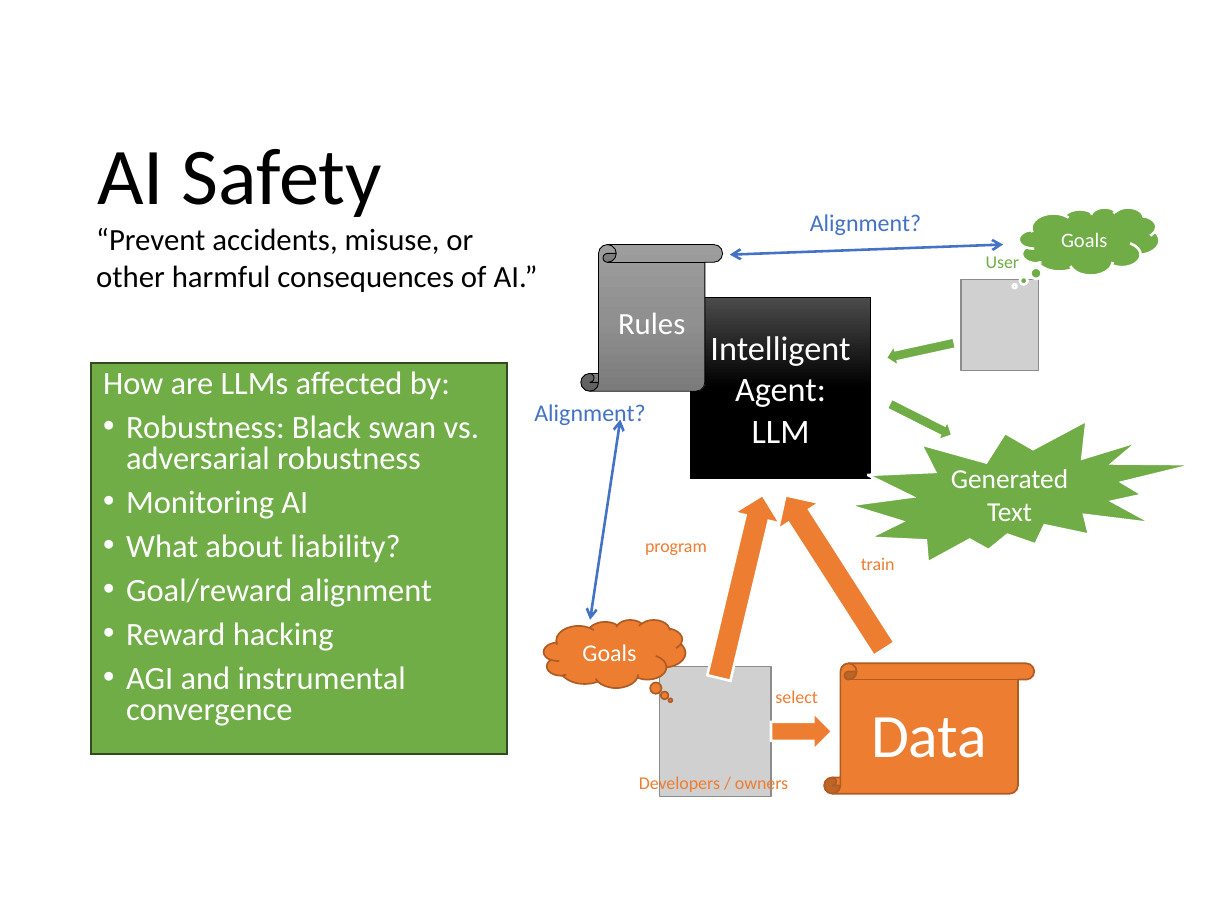
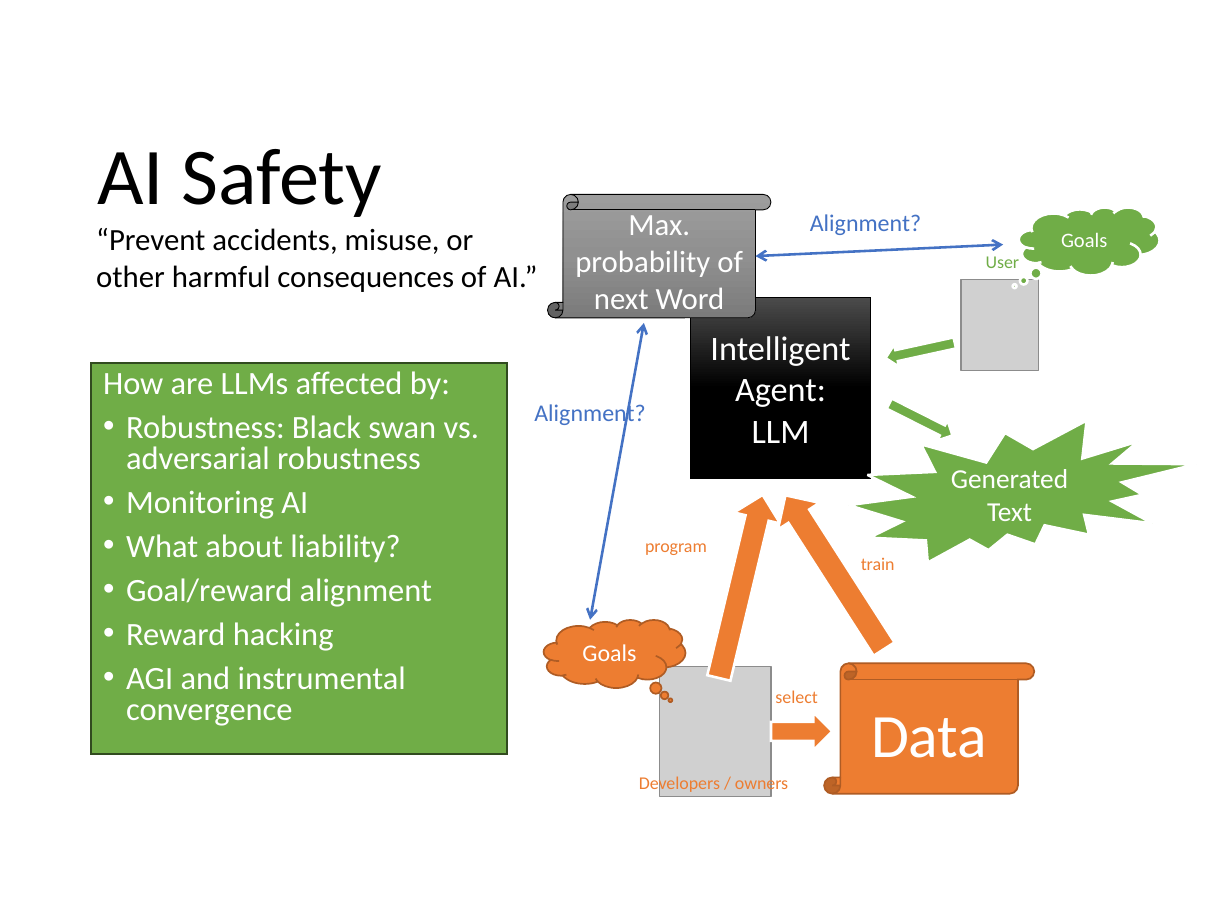
Before and after one commit to mhahsler/CS7320-AI, a slide deck: slide 7 of slides/01_intro_discussion.pptx. Drawn at 1232x924 pixels with LibreOffice and Linux fonts; fonts in the diff are those of the drawing; grey boxes stand for pictures. Boxes give left, top, right and bottom in pixels: in the first picture for what was removed or moved away, otherwise in the second. Text is boxed around its words. In the diff, an @@ line names an element or a change of style, - is before the commit and + after.

```diff
--- a/slides/01_intro_discussion.pptx
+++ b/slides/01_intro_discussion.pptx
@@ vertical scroll "Max. probability of next Word": place and size @@
-vertical scroll "Max. probability of next Word" at (580,245,722,392)
+vertical scroll "Max. probability of next Word" at (547,195,770,318)
@@ text in vertical scroll at (575,209,743,309): text changed @@
-Rules
+Max. probability of next Word
@@ double arrow moved from (729, 255) - (1003, 245) to (755, 256) - (1003, 245) @@
@@ double arrow moved from (590, 620) - (621, 420) to (590, 620) - (644, 323) @@
```
Also in this commit, not shown: 1 other slide changed, 1 other file.
